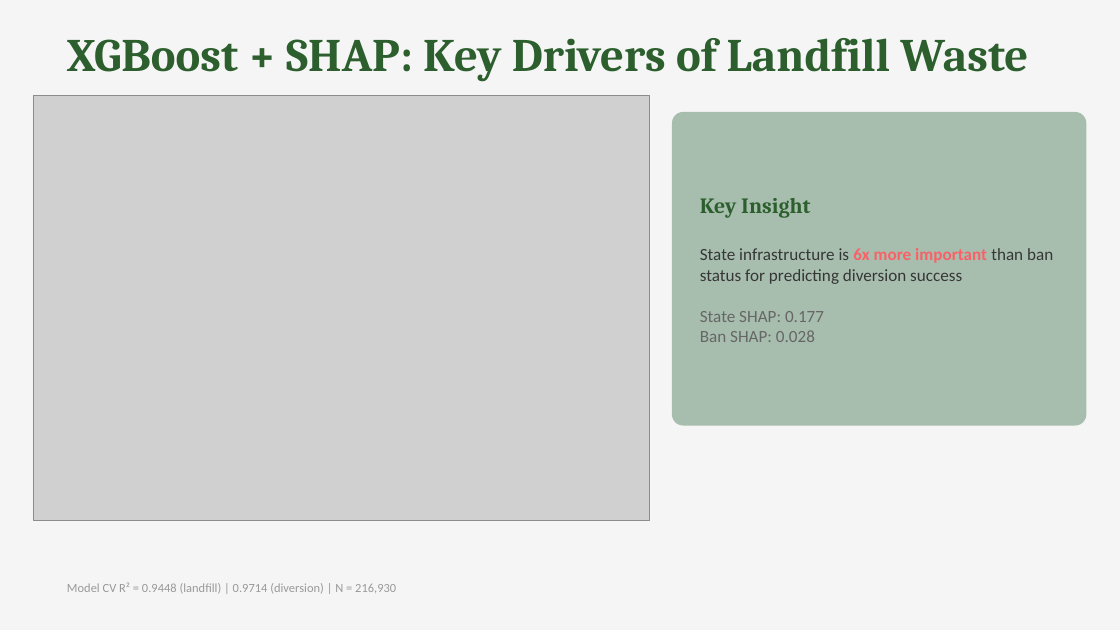
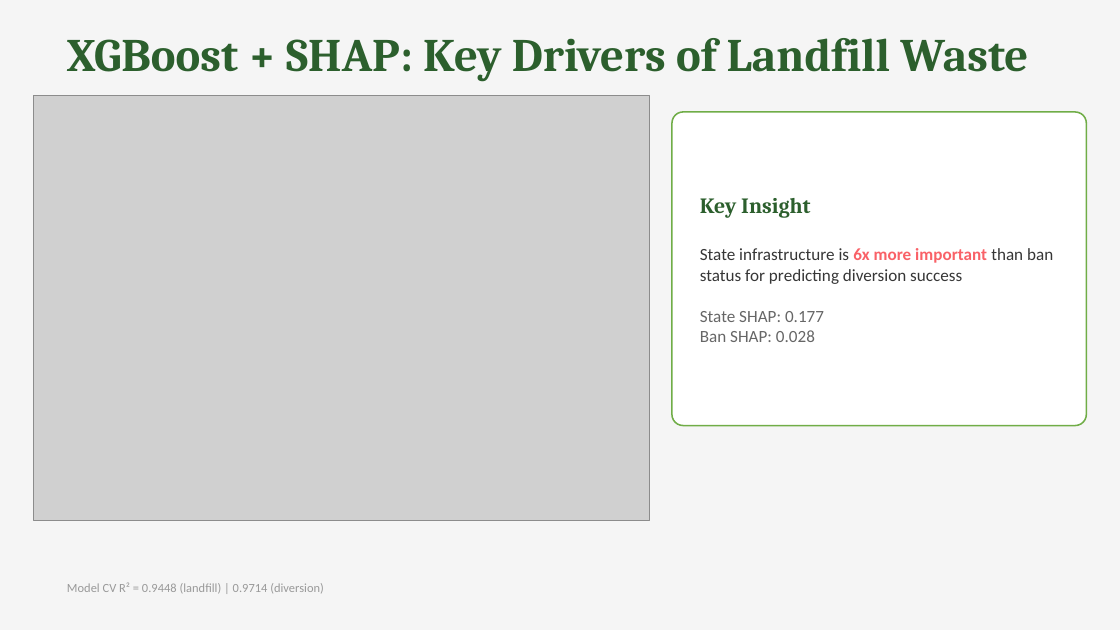
Before and after one commit to Asbetos/Datathon-Spring-2026, a slide deck: slide 9 of outputs/final/presentation.pptx. Drawn at 1120x630 pixels with LibreOffice and Linux fonts; fonts in the diff are those of the drawing; grey boxes stand for pictures. Boxes give left, top, right and bottom in pixels: in the first picture for what was removed or moved away, otherwise in the second. Text is boxed around its words. In the diff, an @@ line names an element or a change of style, - is before the commit and + after.

```diff
--- a/outputs/final/presentation.pptx
+++ b/outputs/final/presentation.pptx
@@ rounded rectangle at [672, 112, 1086, 426]: fill #A7BEAE to #FFFFFF; outline none to #70AD47 1 pt @@
@@ text at [67, 582, 324, 594]: text changed @@
-Model CV R² = 0.9448 (landfill) | 0.9714 (diversion) | N = 216,930
+Model CV R² = 0.9448 (landfill) | 0.9714 (diversion)
```
Also in this commit, not shown: 10 other slides changed.
